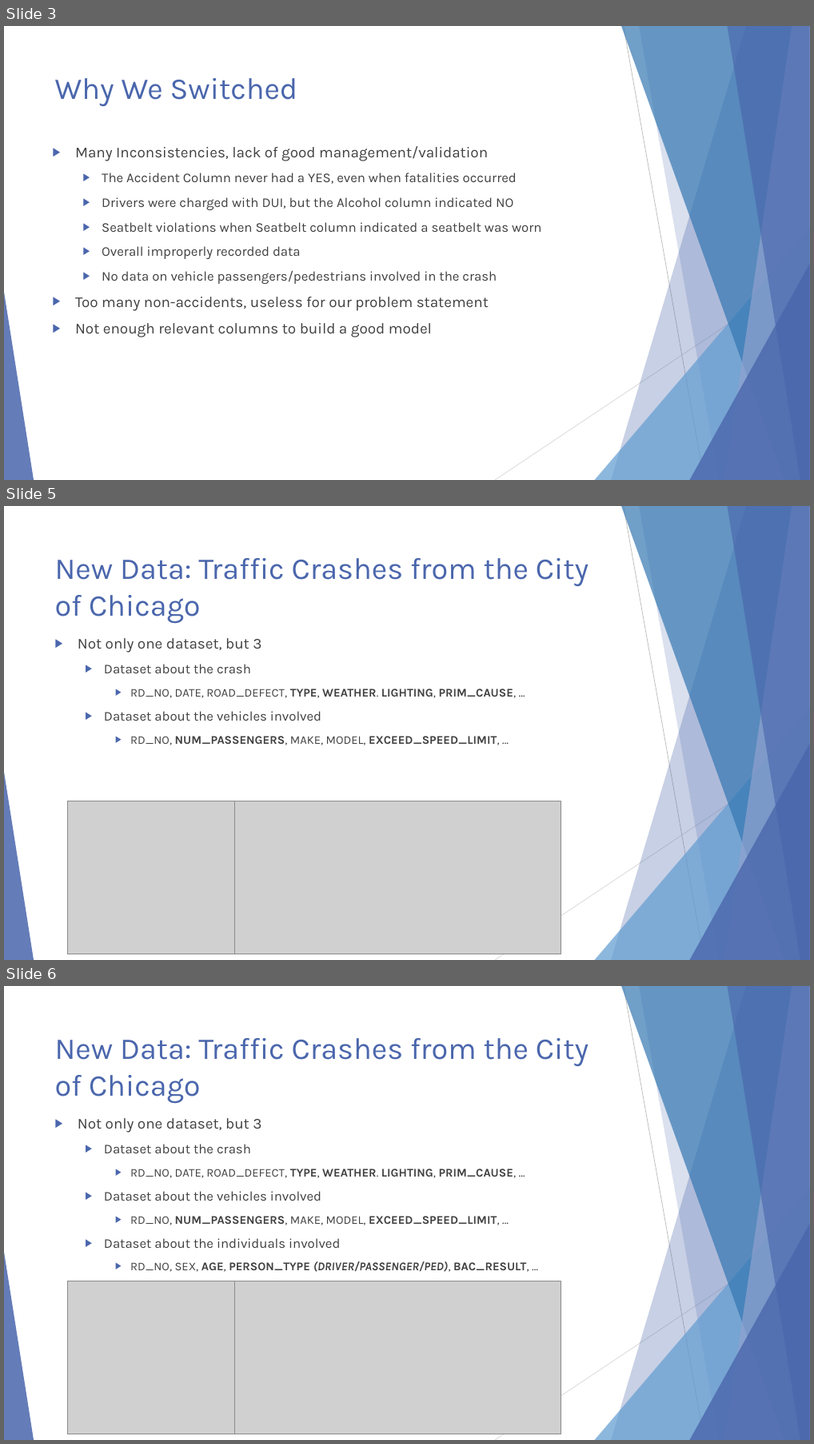
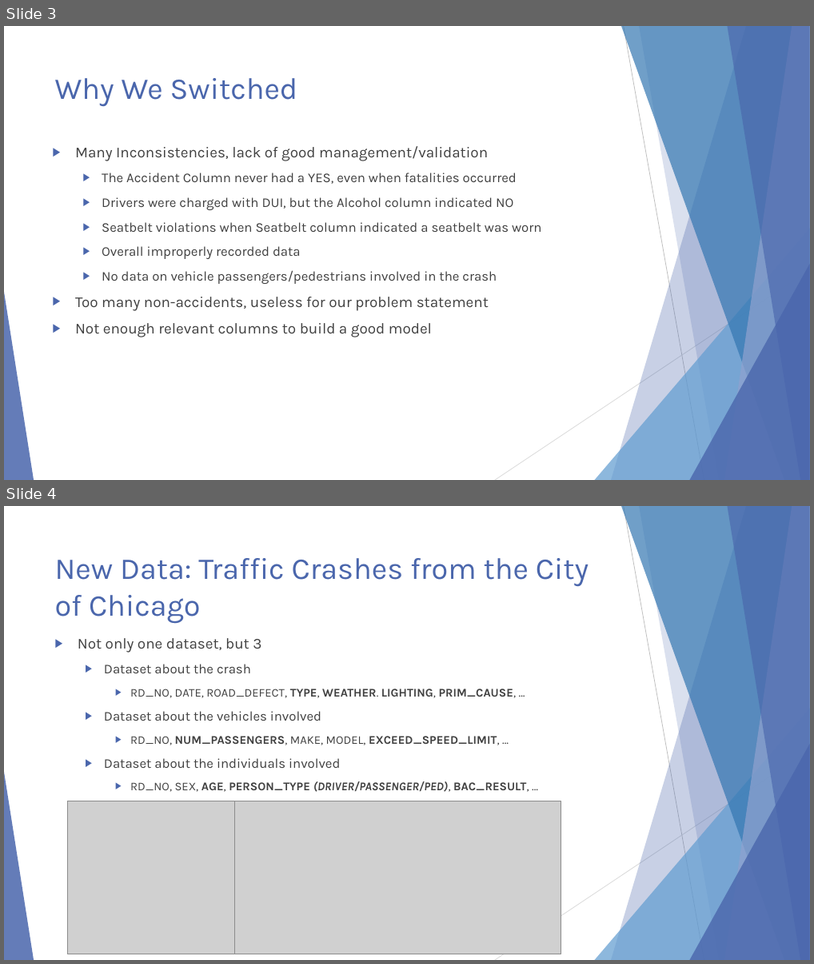
Before and after one commit to ndarwich/Crash-Analysis, a slide deck: Slides/An Investigation.pptx. Shown one above the other, each under a label of ours: slides 3, 5 and 6 before the commit, slides 3 and 4 after it; the slides between them are not shown. The pictures are 814x1444 and 814x964 pixels, drawn with LibreOffice and Linux fonts; fonts in the diff are those of the drawing; grey boxes stand for pictures. Boxes give left, top, right and bottom in pixels: in the first picture for what was removed or moved away, otherwise in the second. Text is boxed around its words. In the diff, an @@ line names an element or a change of style, - is before the commit and + after.

```diff
--- a/Slides/An Investigation.pptx
+++ b/Slides/An Investigation.pptx
@@ slide 5 removed at box(4, 506, 810, 960), background #FFFFFF; not listed: 10 template elements that a slide beside it also shows @@
@@ title removed at box(55, 558, 589, 623) @@
-New Data: Traffic Crashes from the City of Chicago
@@ text removed at box(78, 638, 517, 745) @@
-▶ Not only one dataset, but 3
-  ▶ Dataset about the crash
-    ▶ RD_NO, DATE, ROAD_DEFECT, TYPE, WEATHER. LIGHTING, PRIM_CAUSE, …
-  ▶ Dataset about the vehicles involved
-    ▶ RD_NO, NUM_PASSENGERS, MAKE, MODEL, EXCEED_SPEED_LIMIT, …
@@ picture removed at box(67, 800, 235, 954) @@
@@ picture removed at box(235, 801, 561, 954) @@
@@ what was slide 6 is now slide 4 @@
```
Also in this commit, not shown: 3 slides changed, 1 other slide removed.
